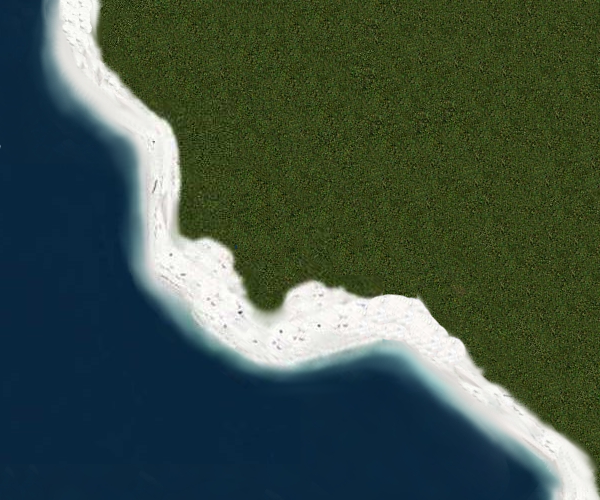
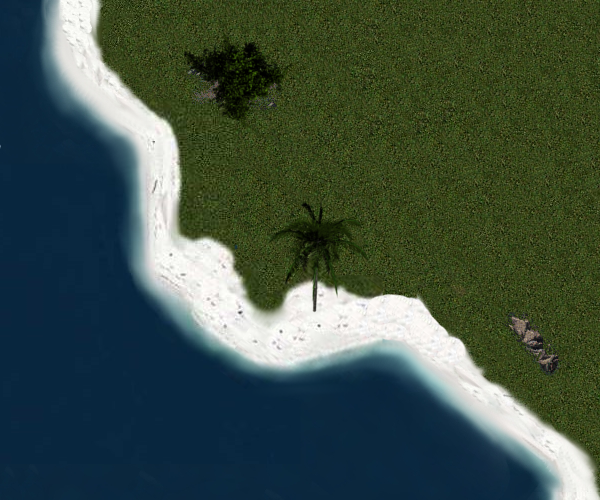
Revision of a layered w=600, h=500 image; what changed, layer by layer:
added layer "Clipboard#3" above "Clipboard#4" over [267, 200, 369, 313]
added layer "Clipboard#4" above "Clipboard#2" over [183, 34, 294, 129]
added layer "Clipboard#2" above "Clipboard" over [502, 311, 564, 376]
added layer "Clipboard" above "Background" over [186, 59, 282, 116]
